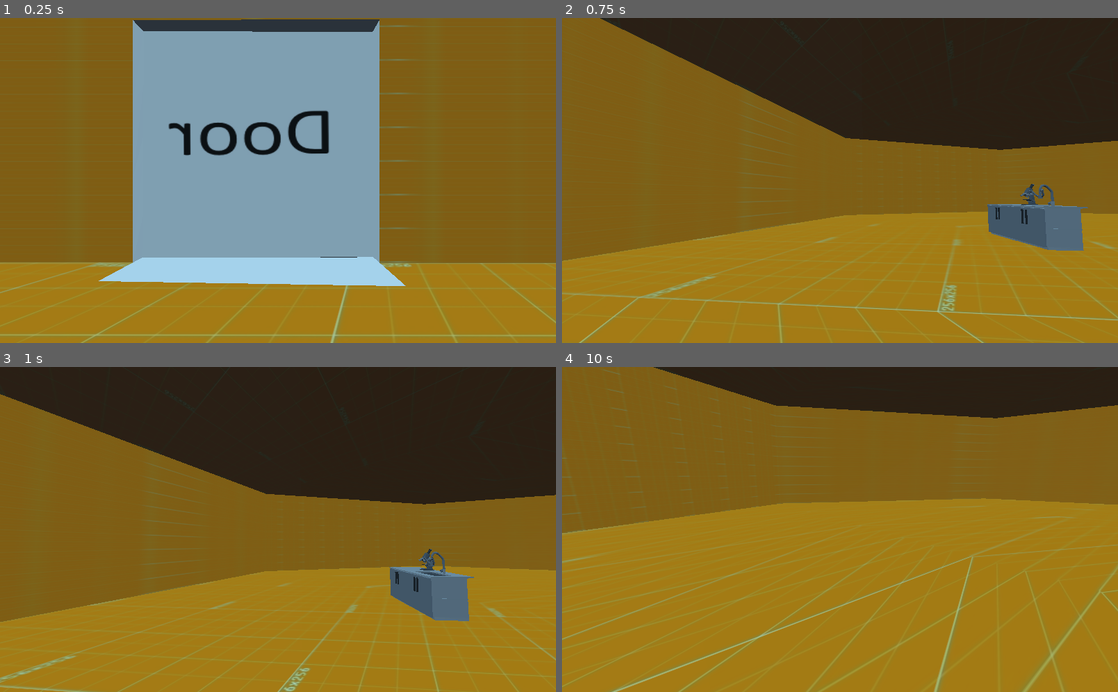
Above: before the commit, frames 1-4 (two rows, left to right).
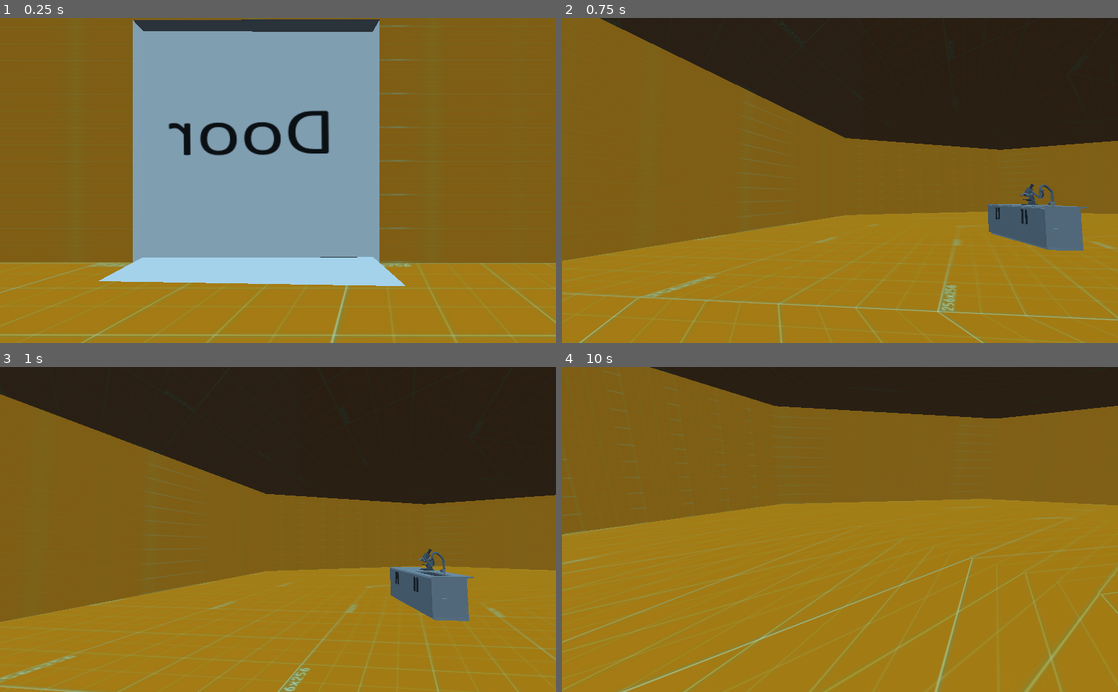
Above: after the commit, the same moments.

Repository: TheDjgamerProductions/DoomClone2022
Game: Godot game, scene res://Levels/Hub.tscn
Two runs of this game, one before a commit and one after it. Both use one fixed random seed, a clock stepped at 60 frames per second and the inputs below. This scene is started directly instead of the project's main scene.
Inputs (mouse positions are in pixels of both pictures, inside the frame that each line leads up to):
- Up to frame 1 (0.25 s): no input
- Up to frame 2 (0.75 s): tap Enter at 0.5 s; move the mouse to (867, 180) at 0.52 s; hold D (p_right) from 0.53 s (still down); tap E (p_interact, bound only after the commit) at 0.6 s
- Up to frame 3 (1 s): keep holding D (p_right); tap Space (p_jump) at 0.77 s
- Up to frame 4 (10 s): move the mouse to (812, 529) at 1.27 s; release D (p_right) at 1.28 s; hold S (p_back) 1.28-2.03 s; tap W (p_foward) at 1.35, 4.35, 7.35 s; tap Space (p_jump) at 1.52, 3.02, 3.77, 4.52, 6.02, 6.77, 7.52, 9.02, 9.77 s; tap E (p_interact, bound only after the commit) at 1.55, 2.3, 2.85, 3.6, 4.55, 5.3, 5.85, 6.6, 7.55, 8.3, 8.85, 9.6 s; move the mouse to (851, 523) at 2.02 s; press the mouse at (851, 523) at 2.03 s; hold D (p_right) 2.03-3.53 s; move the mouse to (834, 536) at 2.77 s; release the mouse at (834, 536) at 2.78 s; move the mouse to (878, 532) at 3.52 s; hold A (p_left) 3.53-5.03 s; move the mouse to (795, 526) at 4.27 s; move the mouse to (845, 529) at 5.02 s; press the mouse at (845, 529) at 5.03 s; hold S (p_back) 5.03-5.78 s; move the mouse to (817, 523) at 5.77 s; release the mouse at (817, 523) at 5.78 s; hold D (p_right) 5.78-8.03 s; move the mouse to (867, 529) at 6.52 s; move the mouse to (812, 529) at 7.27 s; move the mouse to (851, 523) at 8.02 s; press the mouse at (851, 523) at 8.03 s; hold S (p_back) 8.03-8.78 s; move the mouse to (834, 536) at 8.77 s; release the mouse at (834, 536) at 8.78 s; hold A (p_left) 8.78-9.53 s; move the mouse to (878, 532) at 9.52 s; hold D (p_right) from 9.53 s (still down)

The runs differ from the first frame. In frame 4, 3.1% of the frame differs, in the area x 0-100%, y 0-100%.

Commit message:
Added Door

Diff:
--- /dev/null
+++ b/Assets/Keycard door/Keycard Door.gd
@@ -0,0 +1,46 @@
+extends MeshInstance
+
+var playerNear = false
+onready var collider = get_node("StaticBody/CollisionShape")
+export(String) var keycard_colour
+
+
+# Declare member variables here. Examples:
+# var a = 2
+# var b = "text"
+
+
+# Called when the node enters the scene tree for the first time.
+func _ready():
+	pass # Replace with function body.
+
+
+# Called every frame. 'delta' is the elapsed time since the previous frame.
+func _physics_process(delta):
+	if playerNear && Input.is_action_just_pressed("p_interact"):
+		#Implment if player has keycard later
+		open()
+		#self.visible = false
+		#collider.disabled = true
+
+
+
+
+func _on_Area_body_entered(body:Node):
+	if (body.name) == "Player":
+		playerNear = true
+
+
+
+
+func _on_Area_body_exited(body:Node):
+	if (body.name) == "Player":
+		playerNear = false
+
+func open():
+	var x = 0
+	while (x != 1.5):
+		print(x)
+		translate(Vector3(0,0.1,0))
+		x += 0.1
+		yield(get_tree().create_timer(0.1), "timeout")
--- /dev/null
+++ b/Assets/Keycard door/Keycard Door.tscn
@@ -0,0 +1,22 @@
+[gd_scene load_steps=4 format=2]
+
+[ext_resource path="res://Assets/Keycard door/Keycard Door.gd" type="Script" id=1]
+
+[sub_resource type="CubeMesh" id=2]
+
+[sub_resource type="BoxShape" id=1]
+extents = Vector3( 1, 0.40608, 1 )
+
+[node name="Keycard Door" type="MeshInstance"]
+transform = Transform( 1, 0, 0, 0, 0.728847, 0, 0, 0, 1, 0, 0, 0 )
+mesh = SubResource( 2 )
+material/0 = null
+script = ExtResource( 1 )
+
+[node name="Area" type="Area" parent="."]
+
+[node name="CollisionShape" type="CollisionShape" parent="Area"]
+transform = Transform( 1, 0, 0, 0, 1, 0, 0, 0, 1, 0.00399685, -0.592986, 1.99033 )
+shape = SubResource( 1 )
+
+[connection signal="body_entered" from="Area" to="." method="_on_Area_body_entered"]
--- a/Levels/Hub.tscn
+++ b/Levels/Hub.tscn
@@ -24,6 +24,7 @@
 albedo_texture = ExtResource( 3 )
 
 [node name="Spatial" type="Spatial"]
+transform = Transform( 1, 0, 0, 0, 1, 0, 0, 0, 1, 0.000810623, 0, 0.000140667 )
 
 [node name="Player" parent="." instance=ExtResource( 1 )]
 transform = Transform( 0.923177, 0, 0.384376, 0, 1, 0, -0.384376, 0, 0.923177, -9.84343, -6.79182, -38.9343 )
--- a/Levels/Testing Level.tscn
+++ b/Levels/Testing Level.tscn
@@ -45,13 +45,6 @@
 
 [node name="KinematicBody" parent="." instance=ExtResource( 2 )]
 transform = Transform( 1, 0, 0, 0, 1, 0, 0, 0, 1, -1.20934, 8.95785, 6.19151 )
-MaxHelth = 100
-movementSpeed = 15
-jumpStrength = 10
-gravity = 25
-minCamVerticalAngle = -90
-maxCamVerticalAngle = 90
-lookSensitivity = 0.5
 
 [node name="MeshInstance" type="MeshInstance" parent="."]
 transform = Transform( 4.98663, 0, 0, 0, 0.161817, 0, 0, 0, 4.39638, -3.0265, 7.60804, 6.46377 )
--- a/project.godot
+++ b/project.godot
@@ -46,6 +46,11 @@
 "events": [ Object(InputEventMouseButton,"resource_local_to_scene":false,"resource_name":"","device":0,"alt":false,"shi …(212 unchanged characters)…
  ]
 }
+p_interact={
+"deadzone": 0.5,
+"events": [ Object(InputEventKey,"resource_local_to_scene":false,"resource_name":"","device":0,"alt":false,"shift":false,"control":false,"meta":false,"command":false,"pressed":false,"scancode":0,"physical_scancode":69,"unicode":0,"echo":false,"script":null)
+ ]
+}
 
 [physics]
 
